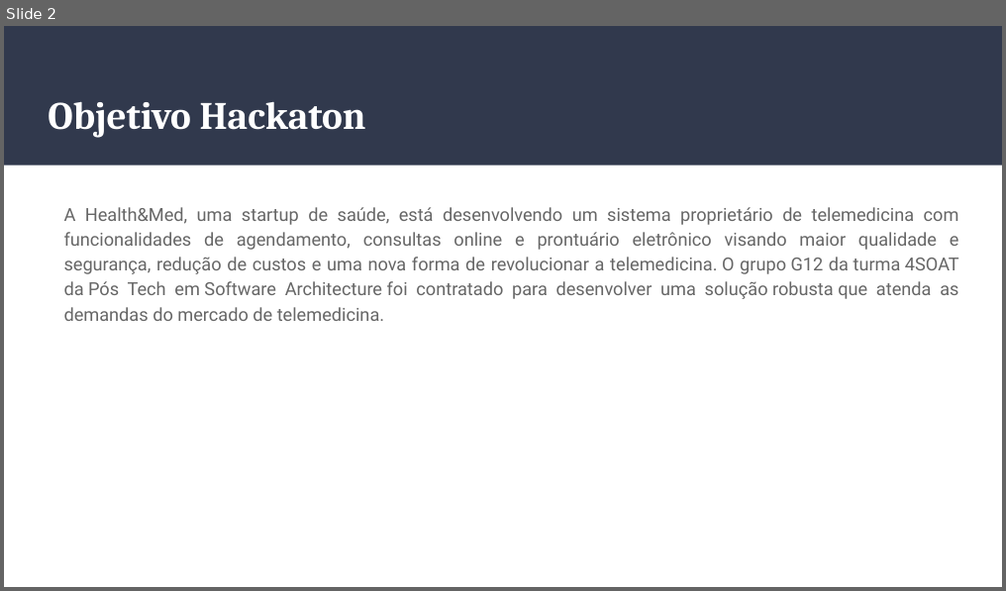
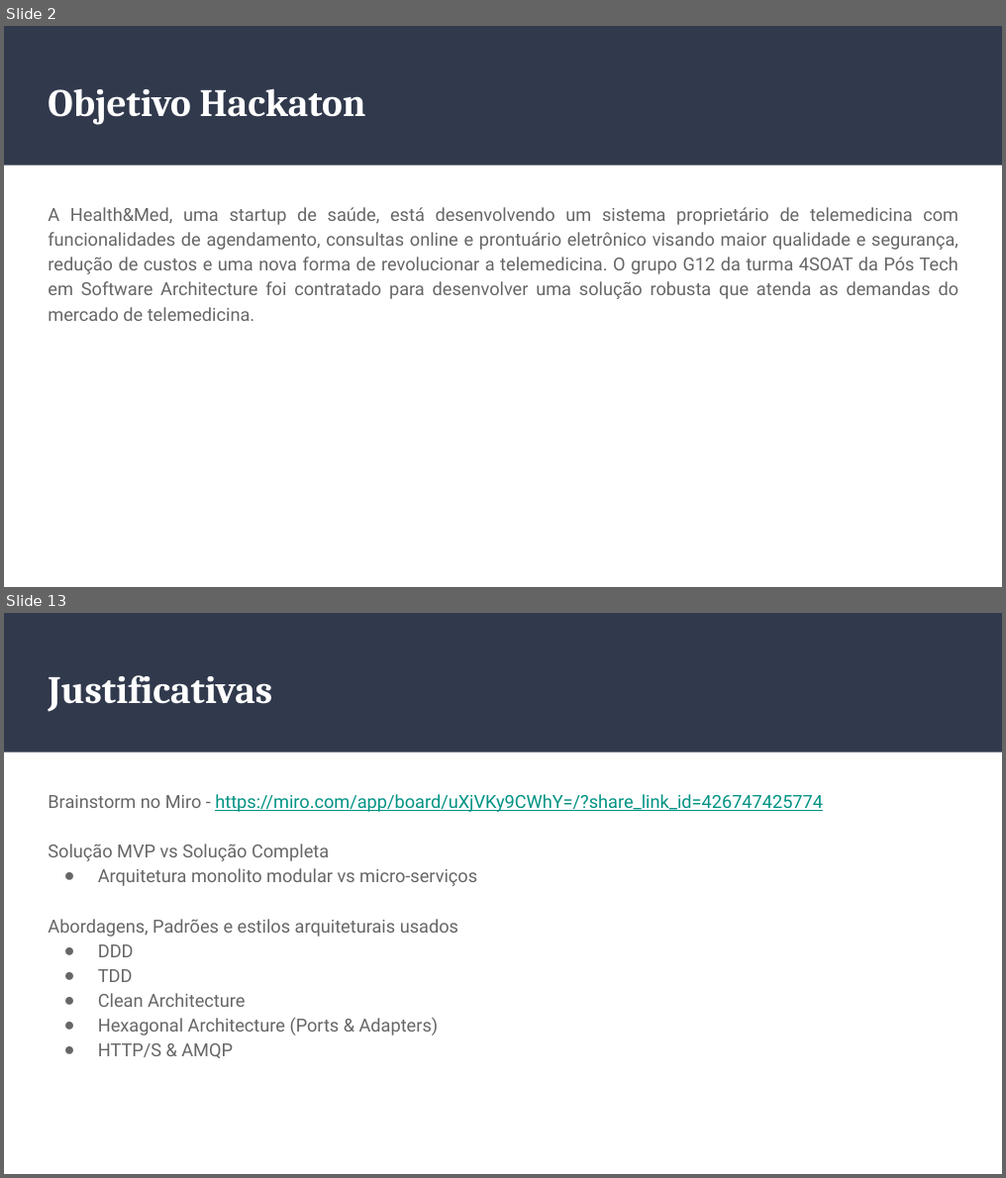
Before and after one commit to g12-4soat/techmedicos-docs, a slide deck: docs/Hackaton-TechMedicos.pptx. Shown one above the other, each under a label of ours: slide 2 before the commit, slides 2 and 13 after it; the slides between them are not shown. The pictures are 1006x591 and 1006x1178 pixels, drawn with LibreOffice and Linux fonts; fonts in the diff are those of the drawing. Boxes give left, top, right and bottom in pixels: in the first picture for what was removed or moved away, otherwise in the second. Text is boxed around its words. In the diff, an @@ line names an element or a change of style, - is before the commit and + after.

```diff
--- a/docs/Hackaton-TechMedicos.pptx
+++ b/docs/Hackaton-TechMedicos.pptx
@@ slide 13 added at [4, 613, 1002, 1174], background #FFFFFF; not listed: 1 template element that a slide beside it also shows @@
@@ title added at [48, 675, 272, 712], 28 pt, text #FFFFFF, bold @@
+Justificativas
@@ text added at [48, 794, 823, 1059], 13 pt, text #666666 @@
+Brainstorm no Miro - https://miro.com/app/board/uXjVKy9CWhY=/?share_link_id=426747425774
+Solução MVP vs Solução Completa
+● Arquitetura monolito modular vs micro-serviços
+Abordagens, Padrões e estilos arquiteturais usados
+● DDD
+● TDD
+● Clean Architecture
+● Hexagonal Architecture (Ports & Adapters)
+● HTTP/S & AMQP
@@ slide 2 changed as well @@
@@ title "Objetivo Hackaton": place and size @@
-title "Objetivo Hackaton" at [48, 101, 366, 138]
+title "Objetivo Hackaton" at [48, 88, 366, 125]
@@ text "A Health&Med, uma startup de ..." at [48, 207, 959, 321]: indent changed @@
```
Also in this commit, not shown: 2 other slides changed, 11 other slides added, 1 slide removed, 2 other files.
